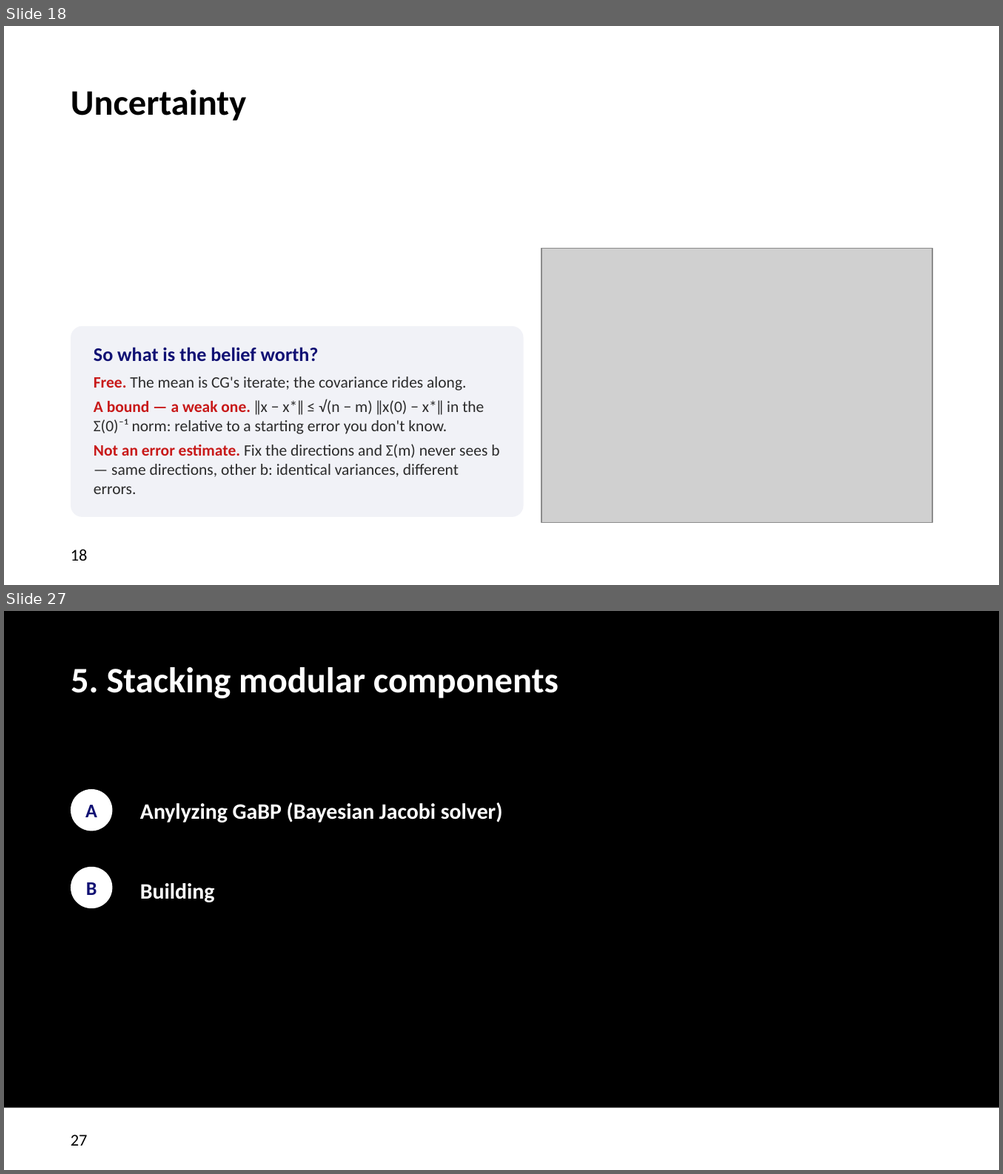
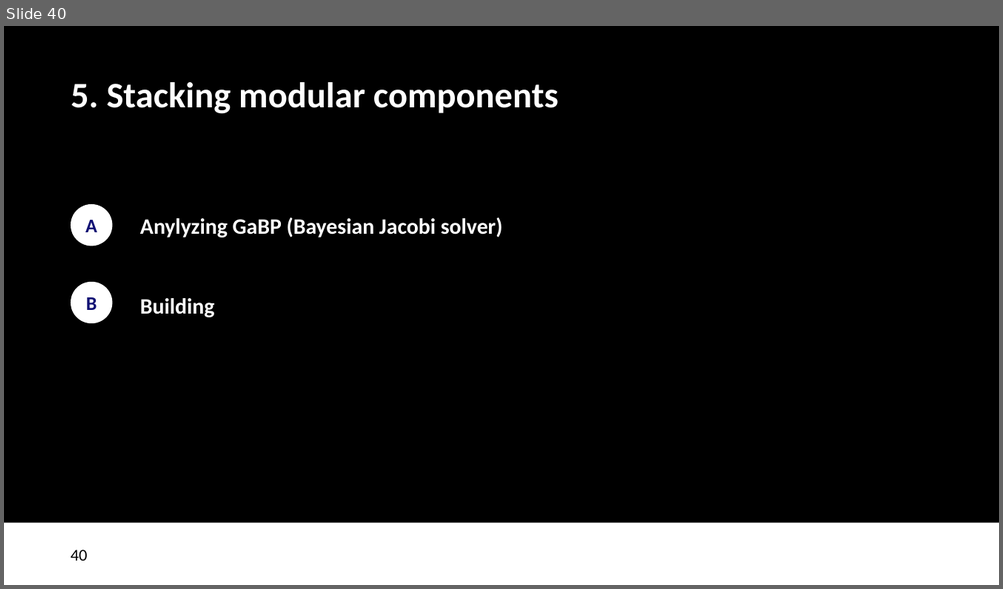
Before and after one commit to biaslab/ProbNum2026-Tutorial, a slide deck: slides/BIASlab-ProbNum2026.pptx. Shown one above the other, each under a label of ours: slides 18 and 27 before the commit, slide 40 after it; the slides between them are not shown. The pictures are 1003x1174 and 1003x589 pixels, drawn with LibreOffice and Linux fonts; fonts in the diff are those of the drawing; grey boxes stand for pictures; background and template pictures are left out. Boxes give left, top, right and bottom in pixels: in the first picture for what was removed or moved away, otherwise in the second. Text is boxed around its words. In the diff, an @@ line names an element or a change of style, - is before the commit and + after.

```diff
--- a/slides/BIASlab-ProbNum2026.pptx
+++ b/slides/BIASlab-ProbNum2026.pptx
@@ slide 18 removed at (4, 26, 999, 585), background #FFFFFF @@
@@ title removed at (71, 90, 246, 121) @@
-Uncertainty
@@ picture removed at (541, 249, 932, 523) @@
@@ rounded rectangle removed at (71, 326, 523, 517) @@
@@ text removed at (94, 347, 499, 494) @@
-So what is the belief worth?
-Free. The mean is CG's iterate; the covariance rides along.
-A bound — a weak one. ‖x − x*‖ ≤ √(n − m) ‖x(0) − x*‖ in the Σ(0)⁻¹ norm: relative to a starting error you don't know.
-Not an error estimate. Fix the directions and Σ(m) never sees b — same directions, other b: identical variances, different errors.
@@ page number removed at (71, 549, 88, 561) @@
-18
@@ what was slide 27 is now slide 40 @@
@@ page number at (71, 550, 88, 561): text changed @@
-27
+40
```
Also in this commit, not shown: 15 slides changed, 22 slides added, 8 other slides removed, 19 other files.
